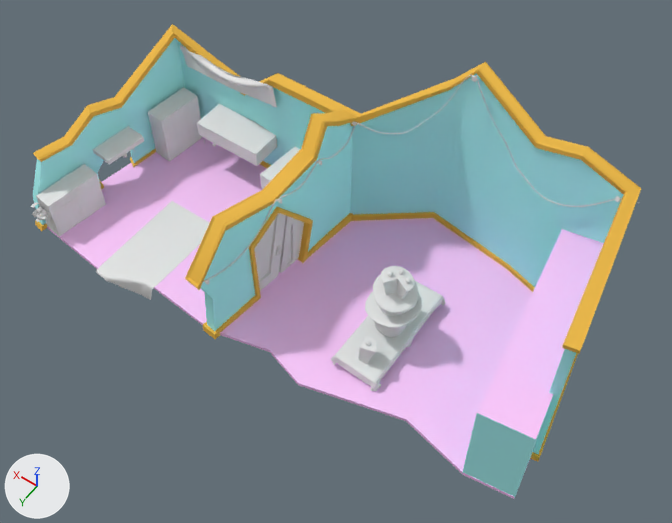
The FBX model Assets/Art/Environment/Birthday_Puzzle.FBX as it was, and as the next commit left it.
Rendered twice from a 50 mm camera at (-54.4, 29.5, 65.5) aimed at (-27.3, -8.4, 6.0). Arrows for +X, +Y and +Z are at lower left; the lights stay in place. Where no turn or scale is listed for an object, it has been applied to the vertices.

The first picture shows 'Alfombra', 'Cartel', 'Door', 'Mantel1', 'ParedPuerta', 'Paredes', 'Pastel', 'PlataformaDerecha', 'Regalo Plataforma_1', 'Regalo Plataforma_2', 'Regalo Plataforma_4', 'Suelo'.
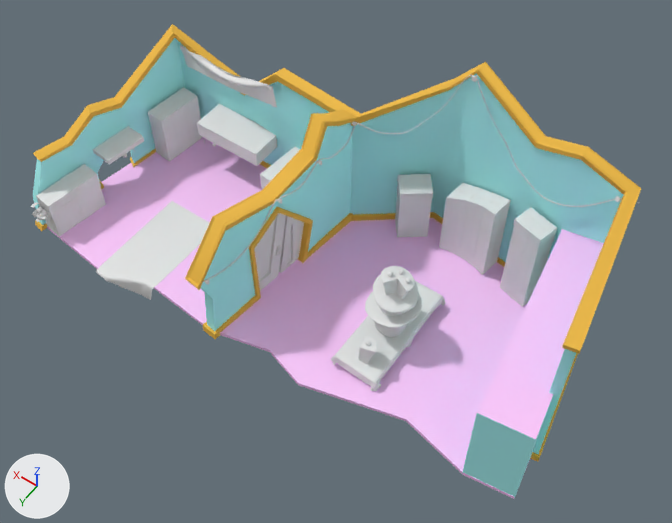
Where the change shows, as pixel boxes (x1, y1, x2, y2) in the pictures (672 x 523 px; the box of a moved part takes in the faces that stretch with it):
```json
{"object": "Regalo Plataforma_6", "change": "added", "after": [439, 183, 511, 275]}
{"object": "Regalo Plataforma_7", "change": "added", "after": [500, 207, 557, 307]}
{"object": "Regalo Plataforma_5", "change": "added", "after": [395, 174, 433, 238]}
{"part": 1, "of": "me_mesh", "change": "moved or reshaped", "before": [244, 73, 361, 153], "after": [244, 68, 361, 153]}
```

Edits to the scene script, one JSON object a line:
```json
{"block": "me_mesh", "where": "# used by ob_paredes; location = (-25.47, -18.2, 9.98)"}
{"op": "remove", "block": "me_mesh", "code": "me_mesh.from_pydata(...)  # 262 vertices, 520 faces; spans x -23.0..25.8, y -4.3..18.9, z -9.9..9.3"}
{"op": "add", "block": "me_mesh", "code": "me_mesh.from_pydata(...)  # 262 vertices, 260 faces; spans x -23.0..25.8, y -4.3..18.9, z -9.9..9.3"}
{"block": "me_mesh", "change": "me_mesh part 1: 7 vertices moved from x 10.5..10.8, y 0.7..1.8, z 2.5..3.1 to x 10.5..10.8, y -0.1..1.0, z 2.5..3.1; 1 vertex removed from x 10.7, y 0.9, z 3.1; 1 vertex added at x 10.7, y 0.0, z 3.1"}
{"op": "add", "block": "me_mesh_018", "code": ["me_mesh_018 = bpy.data.meshes.new('Mesh.018')", "me_mesh_018.from_pydata(...)  # 98 vertices, 96 faces; spans x -1.21..2.45, y -3.03..0.46, z -0.02..5.93"]}
{"op": "add", "block": "me_mesh_020", "code": ["me_mesh_020 = bpy.data.meshes.new('Mesh.020')", "me_mesh_020.from_pydata(...)  # 88 vertices, 86 faces; spans x -2.48..2.56, y -1.2..1.58, z -0.01..8.15"]}
{"op": "add", "block": "me_mesh_019", "code": ["me_mesh_019 = bpy.data.meshes.new('Mesh.019')", "me_mesh_019.from_pydata(...)  # 133 vertices, 120 faces; spans x -7.11..-3.93, y 7.54..10.16, z -0.02..9.11"]}
{"op": "add", "block": "ob_regalo_plataforma_5", "code": ["ob_regalo_plataforma_5 = bpy.data.objects.new('Regalo Plataforma_5', me_mesh_018)", "ob_regalo_plataforma_5.location = (-28.71, -17.79, 0.38)"]}
{"op": "add", "block": "ob_regalo_plataforma_6", "code": ["ob_regalo_plataforma_6 = bpy.data.objects.new('Regalo Plataforma_6', me_mesh_020)", "ob_regalo_plataforma_6.location = (-33.92, -19.71, 0.43)"]}
{"op": "add", "block": "ob_regalo_plataforma_7", "code": ["ob_regalo_plataforma_7 = bpy.data.objects.new('Regalo Plataforma_7', me_mesh_019)", "ob_regalo_plataforma_7.location = (-33.97, -27.26, 0.38)"]}
```
